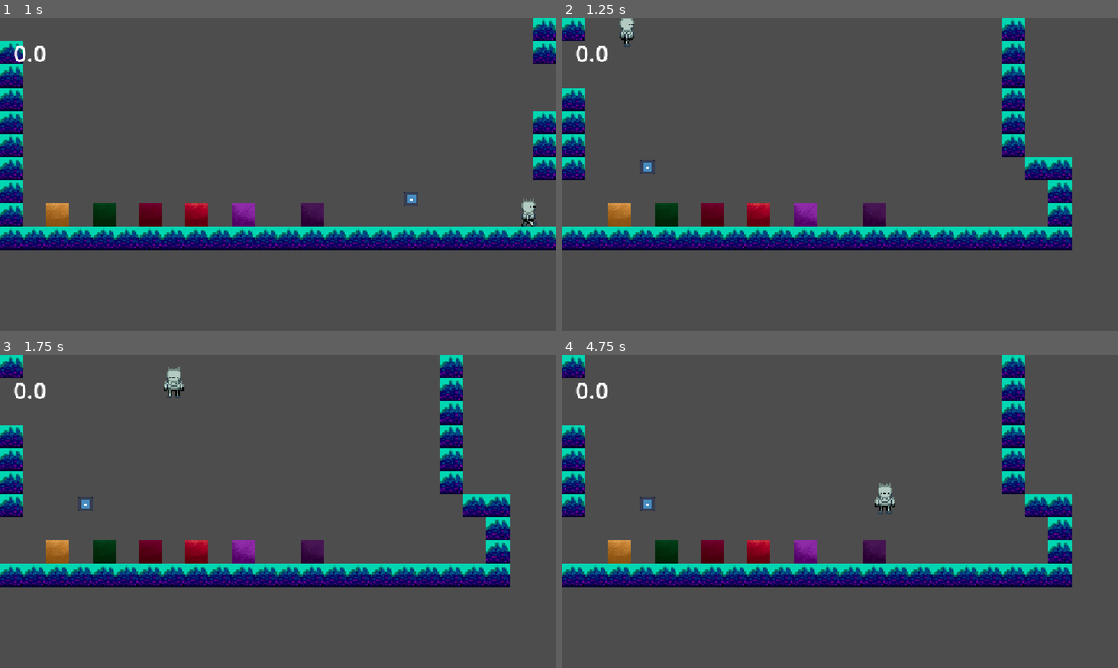
Above: before the commit, frames 1-4 (two rows, left to right).
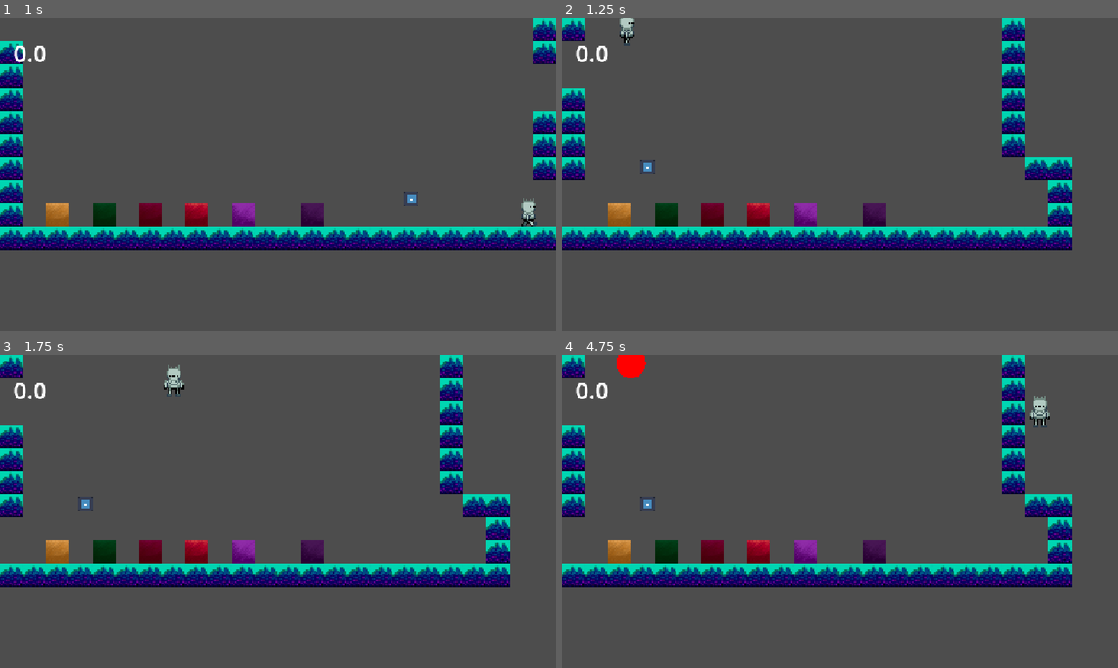
Above: after the commit, the same moments.

Repository: karelisso/R7L_fe
Game: Godot game, scene res://scenes/Main.tscn
Same seed, same stepped clock (60 frames per second), same inputs: the game is played once before the commit and once after it. The engine's default icon, where the game draws it, is replaced by a stand-in: a white triangle on a blue panel in a dark square.
Inputs:
- Up to frame 1 (1 s): hold Right (right) from 0.53 s (still down); tap Space (jump) at 0.6, 0.77 s
- Up to frame 2 (1.25 s): keep holding Right (right); tap Space (jump) at 1.07 s
- Up to frame 3 (1.75 s): keep holding Right (right); tap Space (jump) at 1.35, 1.52 s
- Up to frame 4 (4.75 s): tap Space (jump) at 1.82, 2.1, 2.85, 3.02, 3.32, 3.6, 3.77, 4.07, 4.35, 4.52 s; release Right (right) at 2.03 s; hold Left (left) 2.03-2.78 s; hold Right (right) 2.78-4.28 s; tap C (load, bound only after the commit) at 4.15 s; hold Left (left) from 4.28 s (still down)

Frame 1 is identical in both runs. In frame 2, 0.1% of the frame differs, in the area x 10-13%, y 0-10%; in frame 3, 0.2%; in frame 4, 0.8%, in the area x 9-88%, y 0-51%.

Commit message:
snapback 1 is implemented

Diff:
--- a/project.godot
+++ b/project.godot
@@ -48,7 +48,8 @@
 }
 load={
 "deadzone": 0.2,
-"events": []
+"events": [Object(InputEventKey,"resource_local_to_scene":false,"resource_name":"","device":-1,"window_id":0,"alt_pressed":false,"shift_pressed":false,"ctrl_pressed":false,"meta_pressed":false,"pressed":false,"keycode":0,"physical_keycode":67,"key_label":0,"unicode":99,"location":0,"echo":false,"script":null)
+]
 }
 
 [physics]
--- a/scripts/character_body_2d.gd
+++ b/scripts/character_body_2d.gd
@@ -9,15 +9,29 @@
 var can_walljump = true
 var walljump = true
 @onready var anim = $AnimatedSprite2D
-
+@export var snapback_length = 18 # in buffer_size mult
+#multiply it by interwal to get length i second
+var snapback_interwal = 10 #in frames
+var snapback_counter=0
+var pos_buffer:PackedVector2Array
 func _init() -> void:
 	gravity = 5.0
 	gravity_growth = 0.01
 
+func _process(delta: float) -> void:
+	queue_redraw()
+	get_tree().call_group("weighted","SetGravity",gravity)
 func _physics_process(_delta):
 	var direction := Input.get_axis("left", "right")
 	gravity += gravity_growth
-
+	snapback_counter+=1
+	if snapback_counter > snapback_interwal:
+		if pos_buffer.size() > snapback_length:
+			pos_buffer.remove_at(0)
+		pos_buffer.append(position)
+		snapback_counter = 0
+	if Input.is_action_just_pressed("load"):
+		position = pos_buffer[0]
 	if not is_on_floor():
 		velocity.y += gravity
 		if walljump and velocity.x ==0 and Input.is_action_just_pressed("jump") and abs(direction) > 0.2:
@@ -46,6 +60,9 @@
 func _on_area_2d_area_entered(area: Area2D) -> void:
 	if area.id == "level_loader":
 		area.call_deferred("loadlevel")
+		#transition between rooms should reset gravity?
+		gravity =5
+		jump_velocity = -200
 		area.get_parent().call_deferred("queue_free")
 	elif area.id == "spring":
 		gravity -= 1
@@ -53,3 +70,6 @@
 			gravity = 5
 		jump_velocity -= 100
 		area.get_parent().call_deferred("queue_free")
+func _draw() -> void:
+	if pos_buffer.size() > 1:
+		draw_circle(to_local(pos_buffer[0]) ,10,Color(1,0,0,1))
--- a/scripts/handel_main.gd
+++ b/scripts/handel_main.gd
@@ -4,7 +4,7 @@
 @export var stages:PackedStringArray
 @onready var sceneparent:Node = $CanvasLayer/SubViewportContainer/subviewport/Parent
 @onready var player = $CanvasLayer/SubViewportContainer/subviewport/Character
-
+var power:float
 func _ready() -> void:
 	#var some_scene = load("res://Game.tscn") # returns a PackedScene
 	#var instanced_scene = some_scene.instance() # returns an instance of the scene
@@ -13,8 +13,6 @@
 	ChangeScene(0,313.125,-15.939)
 func _process(delta: float) -> void:
 	text.text = str(gravity)
-	if Input.is_action_just_pressed("load"):
-		ChangeScene(0,313.125,-15.939)
 func ChangeScene(tooo:int,x:int,y:int):
 	for n in sceneparent.get_children():
 		sceneparent.remove_child(n)
